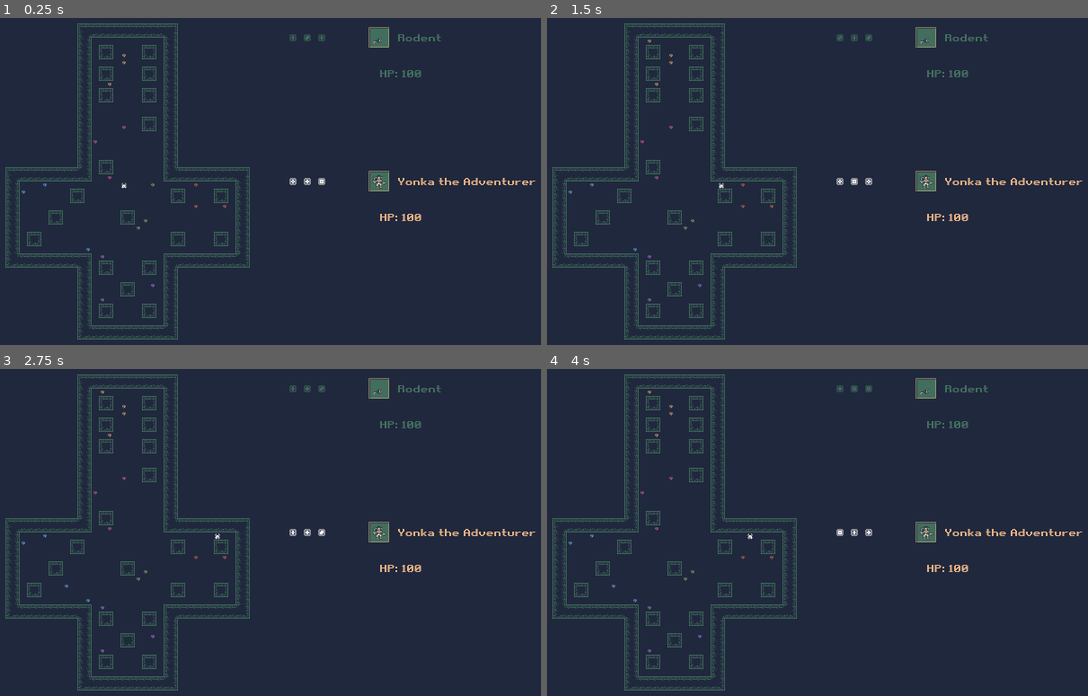
Above: before the commit, frames 1-4 (two rows, left to right).
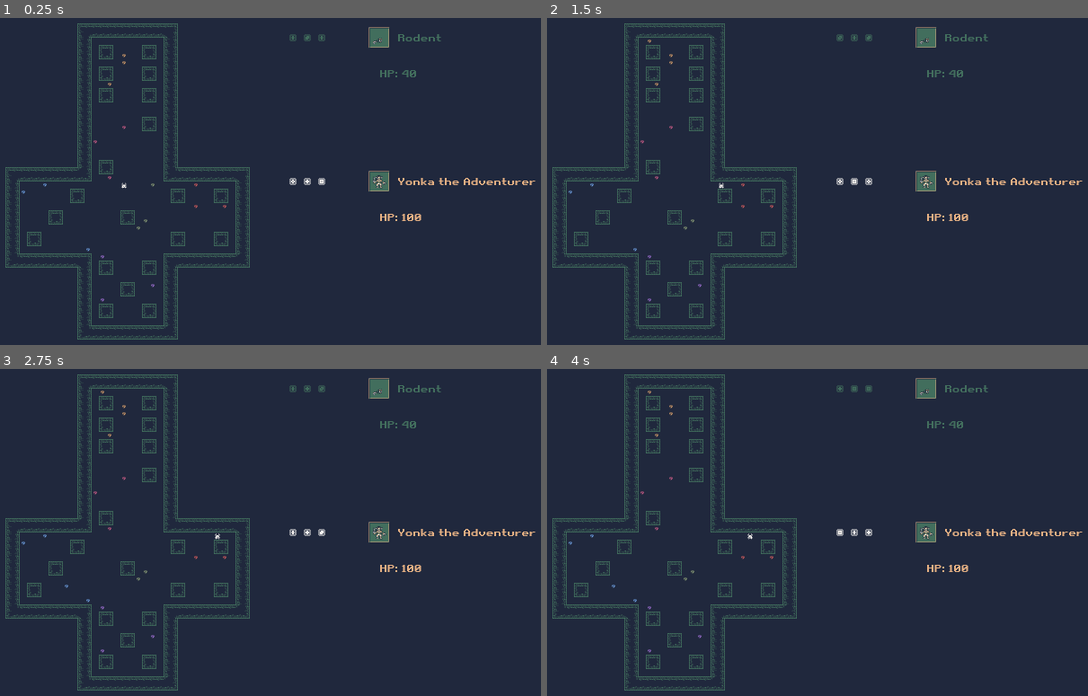
Above: after the commit, the same moments.

Repository: SLiV9/Die-Fiend
Game: Godot game, scene res://assets/level.tscn
Two runs of this game, one before a commit and one after it. Both use one fixed random seed, a clock stepped at 60 frames per second and the inputs below.
Inputs:
- Up to frame 1 (0.25 s): no input
- Up to frame 2 (1.5 s): tap Enter at 0.5 s; hold D (move_right) 0.53-1.28 s; hold Space (drop_item) 0.53-1.28 s; hold S (move_down) from 1.28 s (still down); tap Space (drop_item) at 1.35 s
- Up to frame 3 (2.75 s): tap Enter at 2 s; release S (move_down) at 2.03 s; hold D (move_right) from 2.03 s (still down); hold Space (drop_item) from 2.03 s (still down)
- Up to frame 4 (4 s): release D (move_right) at 2.78 s; release Space (drop_item) at 2.78 s; hold W (move_up) 2.78-3.53 s; tap Space (drop_item) at 2.85 s; tap Enter at 3.5 s; hold A (move_left) from 3.53 s (still down); hold Space (drop_item) from 3.53 s (still down)

The runs differ from the first frame. In frame 1, less than 0.1% of the frame differs, in the area x 74-78%, y 15-19%; in frame 2, less than 0.1%; in frame 3, less than 0.1%; in frame 4, less than 0.1%.

Commit message:
Slain foes return stronger. Hero can be slain which is basically game over.

Diff:
--- a/assets/hero.gd
+++ b/assets/hero.gd
@@ -5,6 +5,7 @@
 var hitpoints = 100
 
 signal attack_hit(damage)
+signal hero_died()
 
 
 func _ready():
@@ -18,7 +19,13 @@
 
 func _on_Monster_attack_hit(damage):
 	hitpoints -= damage
-	$Hitpoints.text = "HP: %s" %  [hitpoints]
+	if hitpoints > 0:
+		$Hitpoints.text = "HP: %s" %  [hitpoints]
+	else:
+		$Hitpoints.text = "HERO SLAIN"
+		$Attack.text = ""
+		$Roller.visible = false
+		emit_signal("hero_died")
 
 
 func _on_Roller_roll_started():
@@ -26,6 +33,8 @@
 
 
 func _on_Roller_roll_determined(results):
+	if hitpoints <= 0:
+		return
 	var damage = 0
 	for result in results:
 		damage += result
--- a/assets/level.tscn
+++ b/assets/level.tscn
@@ -572,7 +572,6 @@
 modulate = Color( 0.258824, 0.431373, 0.364706, 1 )
 position = Vector2( -800, -320 )
 script = ExtResource( 11 )
-is_monster = true
 roll_duration = 2.0
 hold_duration = 3.0
 
@@ -673,6 +672,7 @@
 [connection signal="roll_started" from="Monster/MonsterRoller" to="Monster" method="_on_MonsterRoller_roll_started"]
 [connection signal="rolled" from="Monster/MonsterRoller" to="." method="_on_MonsterRoller_rolled"]
 [connection signal="attack_hit" from="Hero" to="Monster" method="_on_Hero_attack_hit"]
+[connection signal="hero_died" from="Hero" to="Monster" method="_on_Hero_hero_died"]
 [connection signal="roll_determined" from="Hero/Roller" to="Hero" method="_on_Roller_roll_determined"]
 [connection signal="roll_started" from="Hero/Roller" to="Hero" method="_on_Roller_roll_started"]
 [connection signal="rolled" from="Hero/Roller" to="." method="_on_Roller_rolled"]
--- a/assets/monster.gd
+++ b/assets/monster.gd
@@ -2,8 +2,10 @@
 extends AnimatedSprite
 
 
-var hitpoints = 100
+var hitpoints = 40
 var attack_damage = 5
+
+var respawn_delay = 0
 
 signal attack_hit(damage)
 signal attack_missed()
@@ -15,17 +17,25 @@
 
 
 func _process(delta):
-	pass
+	if respawn_delay > 0:
+		respawn_delay -= delta
+		if respawn_delay < 0:
+			hitpoints = 40
+			$Hitpoints.text = "HP: %s" %  [hitpoints]
+			attack_damage += 3
+			$MonsterRoller.reset()
+			$MonsterRoller.visible = true
 
 
 func _on_MonsterRoller_roll_determined(results):
+	if hitpoints < 0:
+		return
 	var num_hits = 0
 	for result in results:
 		if result == 6:
 			num_hits += 1
 	if num_hits > 0:
 		var damage = attack_damage
-		var crit_multiplier
 		if num_hits >= 3:
 			damage *= 10
 			$Attack.text = "Super Crit!"
@@ -46,4 +56,16 @@
 
 func _on_Hero_attack_hit(damage):
 	hitpoints -= damage
-	$Hitpoints.text = "HP: %s" %  [hitpoints]
+	if hitpoints > 0:
+		$Hitpoints.text = "HP: %s" %  [hitpoints]
+	elif respawn_delay > 0:
+		pass
+	else:
+		$Hitpoints.text = "FOE SLAIN"
+		$Attack.text = ""
+		$MonsterRoller.visible = false
+		respawn_delay = 5.0
+
+
+func _on_Hero_hero_died():
+	pass
--- a/assets/roller.gd
+++ b/assets/roller.gd
@@ -1,6 +1,4 @@
 extends Node2D
-
-export var is_monster = false
 
 export var initial_roll_duration = 5.0
 export var roll_duration = 5.0
@@ -15,9 +13,7 @@
 
 
 func _ready():
-	hold_delay = roll_duration
-	if is_monster:
-		hold_delay += initial_roll_duration
+	hold_delay = initial_roll_duration + roll_duration
 	roll_delay = hold_delay + hold_duration
 
 
@@ -41,3 +37,9 @@
 		die.hold(weights)
 		results.append(die.get_result())
 	emit_signal("roll_determined", results)
+
+func reset():
+	hold_delay = initial_roll_duration + roll_duration
+	roll_delay = hold_delay + hold_duration
+	for die in [$Die1, $Die2, $Die3]:
+		die.roll()
